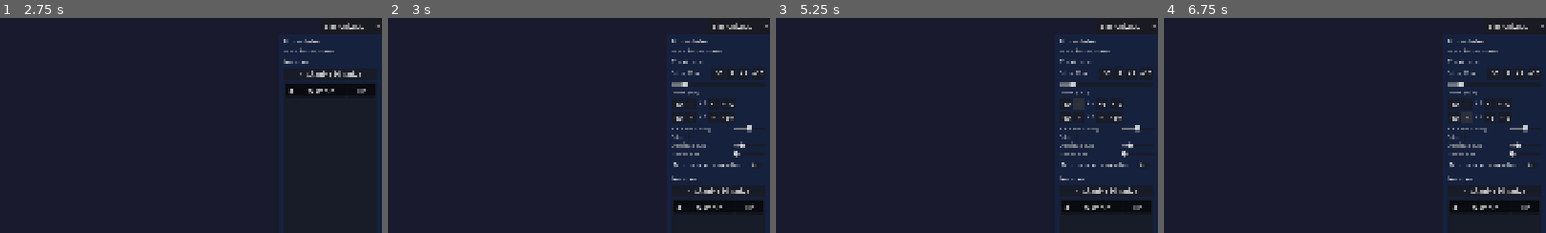
Above: before the commit, frames 1-4 (left to right).
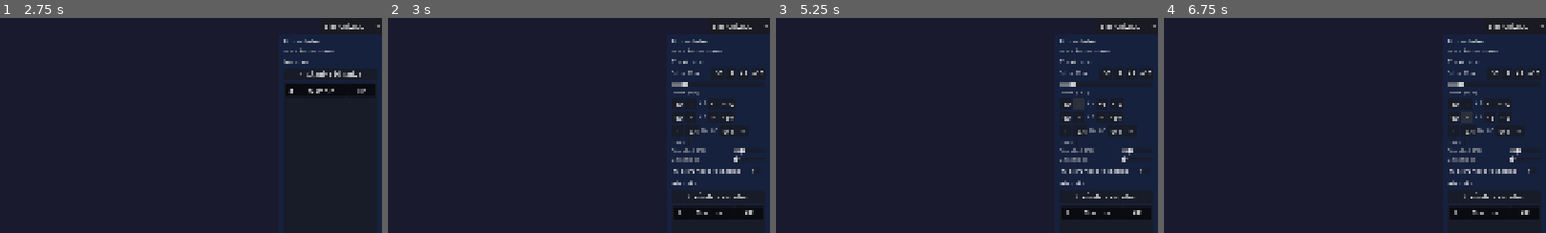
Above: after the commit, the same moments.

Repository: DEVizzent/BattleMapToolkit
Game: Godot game, scene res://scenes/ui/dm_window.tscn
The game is run twice, just before and just after one commit, with the same random seed, the same clock (stepped at 60 frames per second) and the same inputs. This scene is started directly instead of the project's main scene.
Inputs:
- Up to frame 1 (2.75 s): click "+" at 0.5 s; click "-" at 1.25 s; click "[ ]" at 2 s
- Up to frame 2 (3 s): click "#" at 2.75 s
- Up to frame 3 (5.25 s): click "-1" at 3.5 s; click "+1" at 4.25 s; click "-1" at 5 s
- Up to frame 4 (6.75 s): click "+1" at 5.75 s; click "-1" at 6.5 s
The pictures show only the part of the screen within x 50-100%, y 0-50%; the shares and areas given below are measured in that part.

Frame 1 is identical in both runs. In frame 2, 2.4% of the frame differs, in the area x 74-99%, y 49-92%; in frame 3, 2.4%; in frame 4, 2.4%.

Commit message:
refactor(grid): rotacion con botones -1/-0.1/+0.1/+1 en vez de slider
Rango -5 deg a +5 deg, clamp en _adjust_rotation. Formato label 'Rot: 1.5'.
Tests actualizados: clamp, small step, label formato, persiste.

Diff:
--- a/scenes/ui/dm_window.tscn
+++ b/scenes/ui/dm_window.tscn
@@ -354,24 +354,39 @@
 
 [node name="RotationHBox" type="HBoxContainer" parent="MainVBox/ContentHBox/RightPanel/RightVBox/GridPanel"]
 layout_mode = 2
-theme_override_constants/separation = 8
+theme_override_constants/separation = 4
+
+[node name="RotationDec1" type="Button" parent="MainVBox/ContentHBox/RightPanel/RightVBox/GridPanel/RotationHBox"]
+unique_name_in_owner = true
+layout_mode = 2
+text = "-1"
+custom_minimum_size = Vector2(32, 22)
+
+[node name="RotationDec01" type="Button" parent="MainVBox/ContentHBox/RightPanel/RightVBox/GridPanel/RotationHBox"]
+unique_name_in_owner = true
+layout_mode = 2
+text = "-0.1"
+custom_minimum_size = Vector2(36, 22)
 
 [node name="RotationLabel" type="Label" parent="MainVBox/ContentHBox/RightPanel/RightVBox/GridPanel/RotationHBox"]
 unique_name_in_owner = true
 layout_mode = 2
-text = "Rotacion: 0 deg"
-theme_override_colors/font_color = Color(0.667, 0.667, 0.667, 1)
-theme_override_font_sizes/font_size = 12
-size_flags_horizontal = 3
-
-[node name="RotationSlider" type="HSlider" parent="MainVBox/ContentHBox/RightPanel/RightVBox/GridPanel/RotationHBox"]
-unique_name_in_owner = true
-layout_mode = 2
-min_value = -5.0
-max_value = 5.0
-step = 0.1
-value = 0.0
-custom_minimum_size = Vector2(80, 0)
+text = "Rot: 0.0"
+horizontal_alignment = 1
+theme_override_colors/font_color = Color(0.667, 0.667, 0.667, 1)
+theme_override_font_sizes/font_size = 11
+
+[node name="RotationInc01" type="Button" parent="MainVBox/ContentHBox/RightPanel/RightVBox/GridPanel/RotationHBox"]
+unique_name_in_owner = true
+layout_mode = 2
+text = "+0.1"
+custom_minimum_size = Vector2(36, 22)
+
+[node name="RotationInc1" type="Button" parent="MainVBox/ContentHBox/RightPanel/RightVBox/GridPanel/RotationHBox"]
+unique_name_in_owner = true
+layout_mode = 2
+text = "+1"
+custom_minimum_size = Vector2(32, 22)
 
 [node name="GridColorHBox" type="HBoxContainer" parent="MainVBox/ContentHBox/RightPanel/RightVBox/GridPanel"]
 layout_mode = 2
--- a/scripts/ui/dm_window.gd
+++ b/scripts/ui/dm_window.gd
@@ -60,7 +60,10 @@
 @onready var origin_y_inc10: Button = %OriginYInc10
 
 @onready var grid_rotation_label: Label = %RotationLabel
-@onready var grid_rotation_slider: HSlider = %RotationSlider
+@onready var rotation_dec1: Button = %RotationDec1
+@onready var rotation_dec01: Button = %RotationDec01
+@onready var rotation_inc01: Button = %RotationInc01
+@onready var rotation_inc1: Button = %RotationInc1
 
 @onready var status_bar: HBoxContainer = %StatusBar
 @onready var zoom_label: Label = %ZoomLabel
@@ -234,7 +237,10 @@
 	origin_y_dec1.pressed.connect(func(): _adjust_origin_y(-1))
 	origin_y_inc1.pressed.connect(func(): _adjust_origin_y(1))
 	origin_y_inc10.pressed.connect(func(): _adjust_origin_y(10))
-	grid_rotation_slider.value_changed.connect(_on_grid_rotation_changed)
+	rotation_dec1.pressed.connect(func(): _adjust_rotation(-1.0))
+	rotation_dec01.pressed.connect(func(): _adjust_rotation(-0.1))
+	rotation_inc01.pressed.connect(func(): _adjust_rotation(0.1))
+	rotation_inc1.pressed.connect(func(): _adjust_rotation(1.0))
 
 
 func _apply_grid_panel_values(gd: Resource) -> void:
@@ -249,8 +255,7 @@
 	grid_origin_label.text = "Offset: (%d, %d)" % [int(gd.origin.x), int(gd.origin.y)]
 	grid_origin_x_label.text = "X: %d" % int(gd.origin.x)
 	grid_origin_y_label.text = "Y: %d" % int(gd.origin.y)
-	grid_rotation_slider.set_value_no_signal(gd.rotation_degrees)
-	grid_rotation_label.text = "Rotacion: %.1f deg" % gd.rotation_degrees
+	grid_rotation_label.text = "Rot: %.1f" % gd.rotation_degrees
 	grid_layer.rotation_degrees = gd.rotation_degrees
 
 
@@ -311,11 +316,11 @@
 	_refresh_grid()
 
 
-func _on_grid_rotation_changed(value: float) -> void:
-	var gd := GameState.get_current_grid()
-	gd.rotation_degrees = value
-	grid_rotation_label.text = "Rotacion: %.1f deg" % value
-	grid_layer.rotation_degrees = value
+func _adjust_rotation(delta: float) -> void:
+	var gd := GameState.get_current_grid()
+	gd.rotation_degrees = clampf(gd.rotation_degrees + delta, -5.0, 5.0)
+	grid_rotation_label.text = "Rot: %.1f" % gd.rotation_degrees
+	grid_layer.rotation_degrees = gd.rotation_degrees
 	_refresh_grid()
 
 
--- a/test/test_grid/test_grid_integration.gd
+++ b/test/test_grid/test_grid_integration.gd
@@ -232,35 +232,56 @@
 
 func test_rotation_changes_grid_layer() -> void:
 	_dm._on_grid_toggle_pressed()
-	_dm._on_grid_rotation_changed(15.0)
-	var gd := GameState.get_current_grid()
-	assert_eq(gd.rotation_degrees, 15.0)
-	assert_eq(_dm.grid_layer.rotation_degrees, 15.0)
-	assert_string_contains(_dm.grid_rotation_label.text, "Rotacion: 15.0 deg")
+	_dm._adjust_rotation(3.0)
+	var gd := GameState.get_current_grid()
+	assert_eq(gd.rotation_degrees, 3.0)
+	assert_almost_eq(_dm.grid_layer.rotation_degrees, 3.0, 0.001)
+	assert_string_contains(_dm.grid_rotation_label.text, "Rot: 3.0")
 
 
 func test_rotation_negative_allowed() -> void:
 	_dm._on_grid_toggle_pressed()
-	_dm._on_grid_rotation_changed(-10.5)
-	var gd := GameState.get_current_grid()
-	assert_eq(gd.rotation_degrees, -10.5)
-	assert_eq(_dm.grid_layer.rotation_degrees, -10.5)
+	_dm._adjust_rotation(-2.5)
+	var gd := GameState.get_current_grid()
+	assert_eq(gd.rotation_degrees, -2.5)
+	assert_almost_eq(_dm.grid_layer.rotation_degrees, -2.5, 0.001)
 
 
 func test_rotation_clamped_range() -> void:
 	_dm._on_grid_toggle_pressed()
-	assert_eq(_dm.grid_rotation_slider.min_value, -5.0)
-	assert_eq(_dm.grid_rotation_slider.max_value, 5.0)
+	_dm._adjust_rotation(-10.0)
+	var gd := GameState.get_current_grid()
+	assert_eq(gd.rotation_degrees, -5.0)
+	_dm._adjust_rotation(10.0)
+	assert_eq(gd.rotation_degrees, 5.0)
 
 
 func test_rotation_persists_on_reactivate() -> void:
 	var gd := GameState.get_current_grid()
 	_dm._on_grid_toggle_pressed()
-	_dm._on_grid_rotation_changed(20.0)
+	_dm._adjust_rotation(2.0)
 
 	# Toggle off then on — rotation should persist
 	_dm._on_grid_toggle_pressed()
-	assert_almost_eq(gd.rotation_degrees, 20.0, 0.01)
-	_dm._on_grid_toggle_pressed()
-	assert_almost_eq(_dm.grid_layer.rotation_degrees, 20.0, 0.01)
-	assert_string_contains(_dm.grid_rotation_label.text, "Rotacion: 20.0 deg")
+	assert_eq(gd.rotation_degrees, 2.0)
+	_dm._on_grid_toggle_pressed()
+	assert_almost_eq(_dm.grid_layer.rotation_degrees, 2.0, 0.001)
+	assert_string_contains(_dm.grid_rotation_label.text, "Rot: 2.0")
+
+
+func test_rotation_small_step() -> void:
+	_dm._on_grid_toggle_pressed()
+	_dm._adjust_rotation(0.1)
+	var gd := GameState.get_current_grid()
+	assert_almost_eq(gd.rotation_degrees, 0.1, 0.001)
+	_dm._adjust_rotation(-0.1)
+	assert_almost_eq(gd.rotation_degrees, 0.0, 0.001)
+
+
+func test_rotation_label_format() -> void:
+	var gd := GameState.get_current_grid()
+	_dm._on_grid_toggle_pressed()
+	_dm._adjust_rotation(1.5)
+	assert_string_contains(_dm.grid_rotation_label.text, "Rot: 1.5")
+	_dm._adjust_rotation(-3.0)
+	assert_string_contains(_dm.grid_rotation_label.text, "Rot: -1.5")
